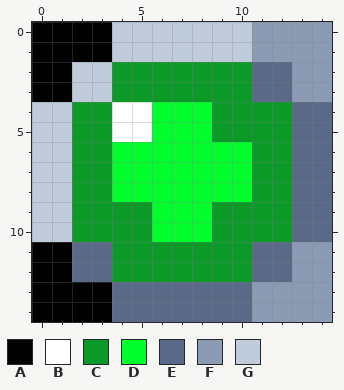
A pixel-art sprite gets an edit: SpaceBar Game/resources/SpriteLuzLigada.png. Above is the file before it was changed.
The file is 15x15 pixels.
Palette (. is transparent): A #000000  B #ffffff  C #0b9928  D #00ff2c  E #5a6988  F #8b9bb4  G #c0cbdc
After:
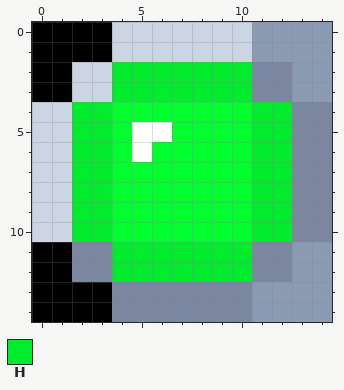
Colours new in this view: H #00ec2c
What changed:
@@ palette @@
-E #5a6988
+E #7b87a0
-G #c0cbdc
+G #ccd5e3
@@ x 0..14 @@
  1 AAAAGGGGGGGFFFF
- 2 AAGGCCCCCCCEEFF
- 3 AAGGCCCCCCCEEFF
- 4 GGCCBBDDDCCCCEE
- 5 GGCCBBDDDCCCCEE
- 6 GGCCDDDDDDDCCEE
- 7 GGCCDDDDDDDCCEE
- 8 GGCCDDDDDDDCCEE
- 9 GGCCCCDDDCCCCEE
-10 GGCCCCDDDCCCCEE
-11 AAEECCCCCCCEEFF
-12 AAEECCCCCCCEEFF
+ 2 AAGGHHHHHHHEEFF
+ 3 AAGGHHHHHHHEEFF
+ 4 GGHHDDDDDDDHHEE
+ 5 GGHHDBBDDDDHHEE
+ 6 GGHHDBDDDDDHHEE
+ 7 GGHHDDDDDDDHHEE
+ 8 GGHHDDDDDDDHHEE
+ 9 GGHHDDDDDDDHHEE
+10 GGHHDDDDDDDHHEE
+11 AAEEHHHHHHHEEFF
+12 AAEEHHHHHHHEEFF
 13 AAAAEEEEEEEFFFF
